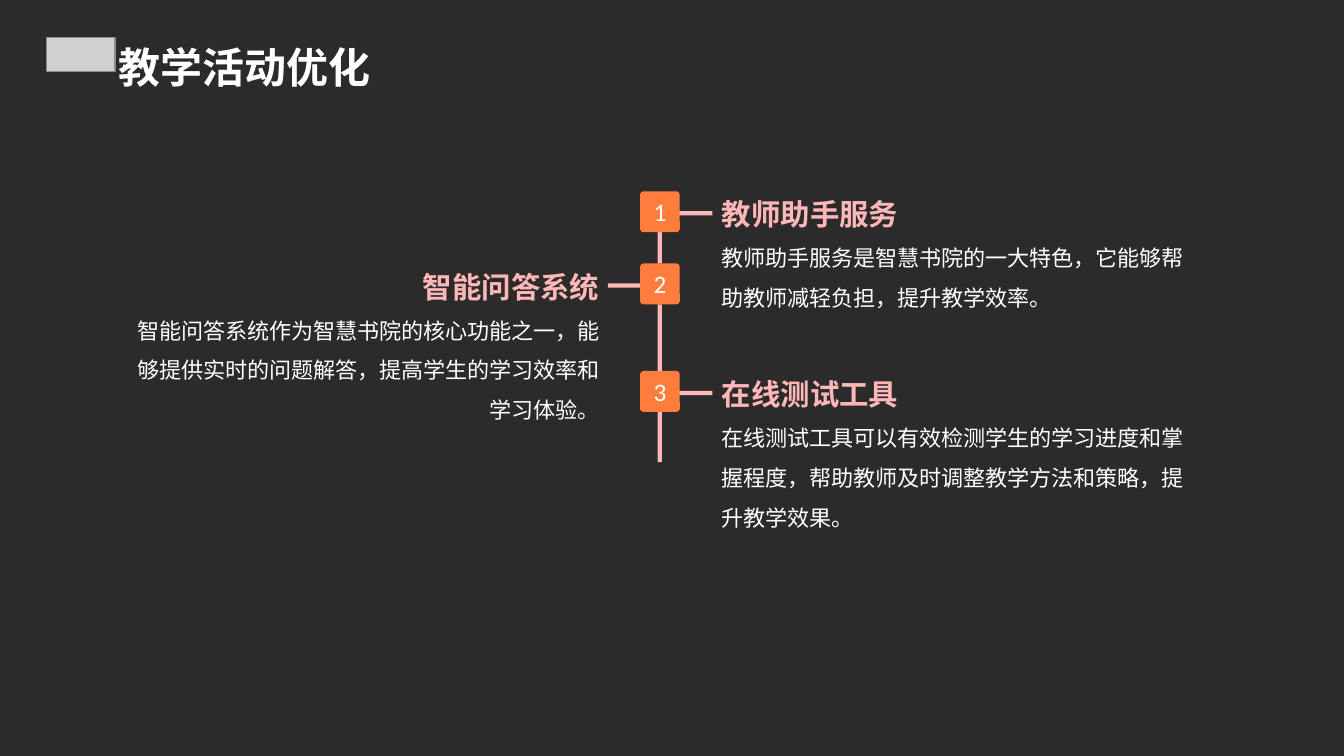
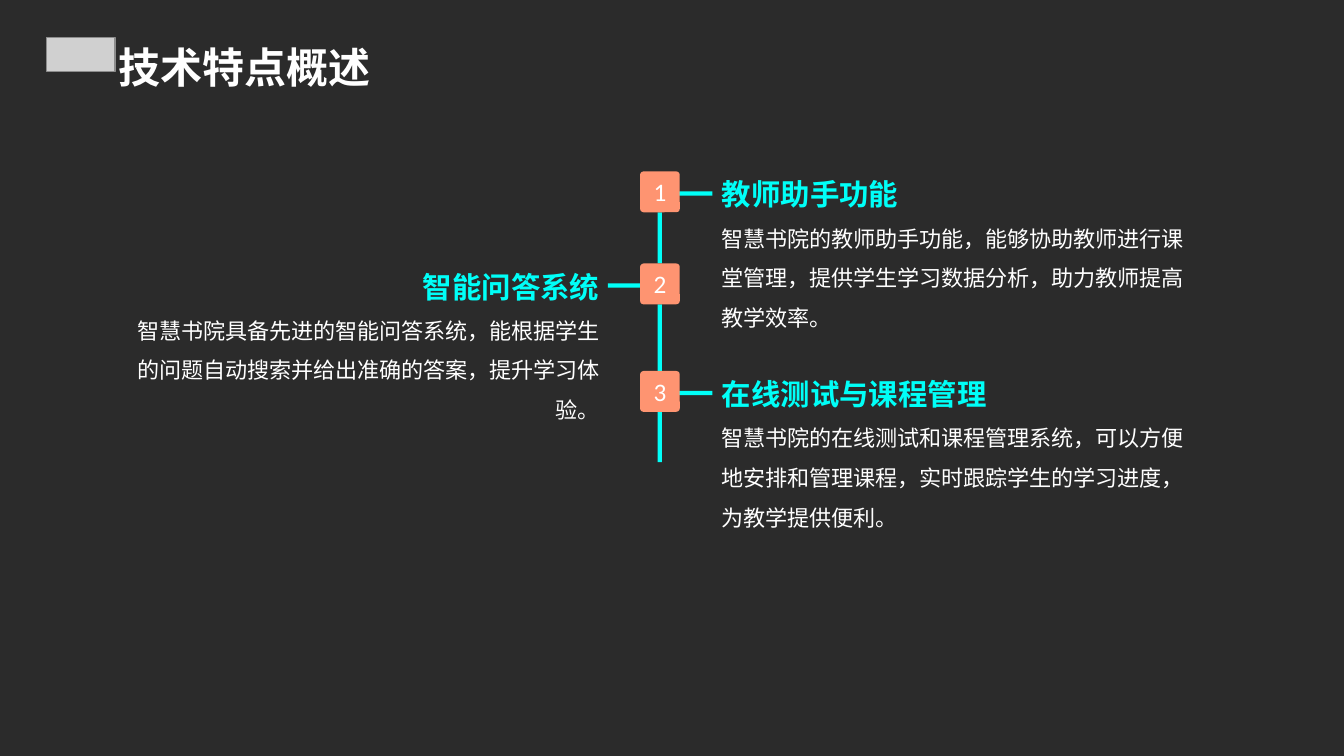
Before and after one commit to FlashLizard/Intelligent_Learning_Platform, a slide deck: slide 19 of src/generate_ppt/generate_ppt/ppttmp.ppt. Drawn at 1344x756 pixels with LibreOffice and Linux fonts; fonts in the diff are those of the drawing; grey boxes stand for pictures; background and template pictures are left out; a plain dark background stands for a picture behind light text. Boxes give left, top, right and bottom in pixels: in the first picture for what was removed or moved away, otherwise in the second. Text is boxed around its words. In the diff, an @@ line names an element or a change of style, - is before the commit and + after.

```diff
--- a/src/generate_ppt/generate_ppt/ppttmp.ppt
+++ b/src/generate_ppt/generate_ppt/ppttmp.ppt
@@ text at <box>118,47,370,87</box>: text changed @@
-教学活动优化
+技术特点概述
@@ fill #FF7D3C to #FE9471 in 3 elements at <box>640,263,680,304</box>, <box>640,371,680,412</box>, <box>640,171,680,213</box> @@
@@ rounded rectangle "1": place and size @@
-rounded rectangle "1" at <box>640,192,680,233</box>
+rounded rectangle "1" at <box>640,171,680,213</box>
@@ rectangle: place and size @@
-rectangle at <box>679,212,713,216</box>
+rectangle at <box>679,192,713,196</box>
@@ text at <box>722,180,1184,288</box>: text changed @@
-教师助手服务
-教师助手服务是智慧书院的一大特色，它能够帮助教师减轻负担，提升教学效率。
+教师助手功能
+智慧书院的教师助手功能，能够协助教师进行课堂管理，提供学生学习数据分析，助力教师提高教学效率。
@@ fill #FFB7B7 to #00FFF8 in 6 elements at <box>657,304,661,371</box>, <box>608,283,642,287</box>, <box>657,412,661,463</box>, <box>679,391,713,395</box>, <box>679,192,713,196</box>, <box>657,213,661,264</box> @@
@@ rectangle: place and size @@
-rectangle at <box>657,232,661,263</box>
+rectangle at <box>657,213,661,264</box>
@@ text at <box>423,273,599,301</box>: text colour #FFB7B7 to #00FFF8 in "智能问答系统" @@
@@ text at <box>137,320,599,420</box>: text changed @@
-智能问答系统作为智慧书院的核心功能之一，能够提供实时的问题解答，提高学生的学习效率和学习体验。
+智慧书院具备先进的智能问答系统，能根据学生的问题自动搜索并给出准确的答案，提升学习体验。
@@ text at <box>722,380,1184,528</box>: text changed @@
-在线测试工具
-在线测试工具可以有效检测学生的学习进度和掌握程度，帮助教师及时调整教学方法和策略，提升教学效果。
+在线测试与课程管理
+智慧书院的在线测试和课程管理系统，可以方便地安排和管理课程，实时跟踪学生的学习进度，为教学提供便利。
```
Also in this commit, not shown: 22 other slides changed, 3 slides removed, 3 other files.
